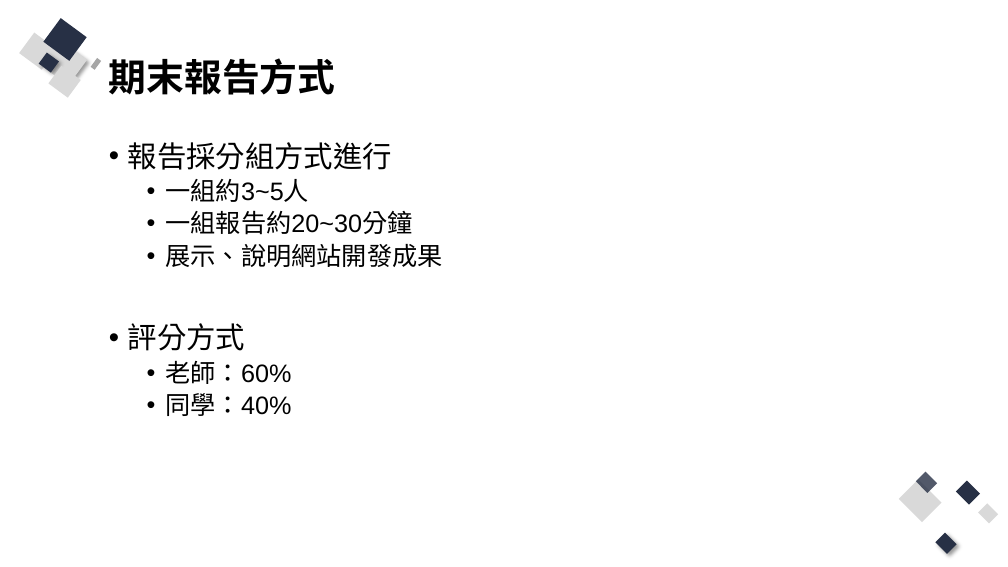
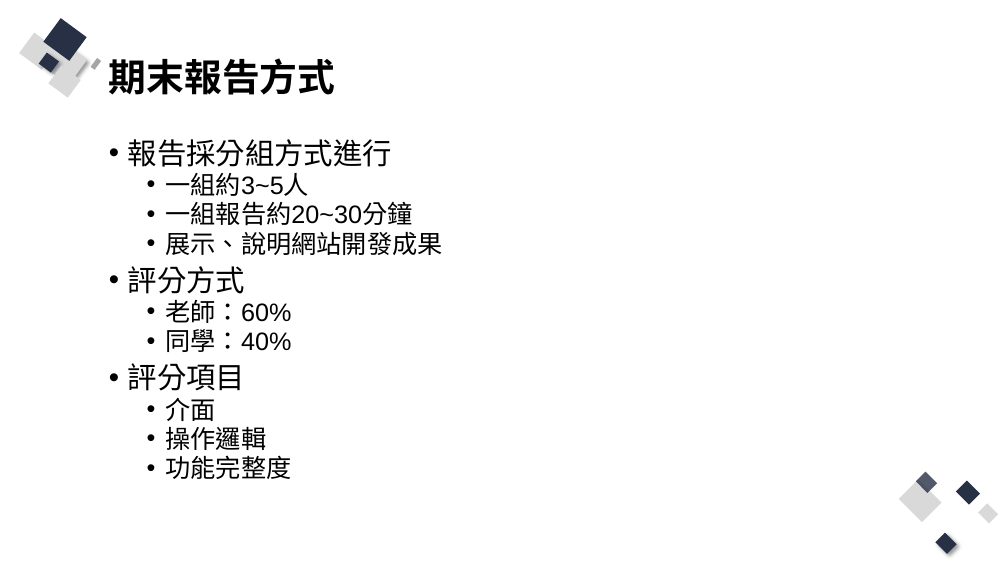
Before and after one commit to Q81JIAXIONG/-, a slide deck: slide 7 of 投影片/0.課程說明.pptx. Drawn at 1008x567 pixels with LibreOffice and Linux fonts; fonts in the diff are those of the drawing. Boxes give left, top, right and bottom in pixels: in the first picture for what was removed or moved away, otherwise in the second. Text is boxed around its words. In the diff, an @@ line names an element or a change of style, - is before the commit and + after.

```diff
--- a/投影片/0.課程說明.pptx
+++ b/投影片/0.課程說明.pptx
@@ text at bbox=[128, 139, 442, 352]: line spacing 0.9 to 0.8 @@
@@ text at bbox=[128, 363, 291, 479]: paragraphs added @@
+• 評分項目
+  • 介面
+  • 操作邏輯
+  • 功能完整度
```
Also in this commit, not shown: 1 other slide changed, 11 other files.
